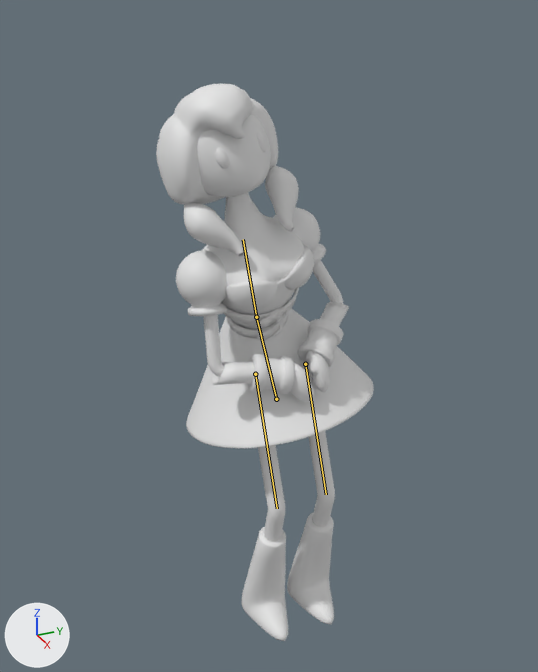
An edit to the FBX model Project Kickstart/Assets/Objects/princess-modell-idle.fbx, drawn before and after from the same camera.
The view is the same before and after, from a 50 mm lens placed at (3.35, -1.62, 3.54), pointed at (-0.13, -0.05, 1.8). Lighting does not change. The marker at lower left points along +X, +Y and +Z. The picture after the commit comes second. Both versions are drawn at frame 212 of the action 'Armature|ArmatureAction'; the numbers are the values there. The bones that change are drawn over the model as lines.

In view in the first picture: 'BézierCurve', 'BézierCurve.003', 'Cuffs', 'Cylinder', 'Cylinder.003', 'Cylinder.007', 'Cylinder.008', 'Cylinder.009', 'Dress New', 'Head'.
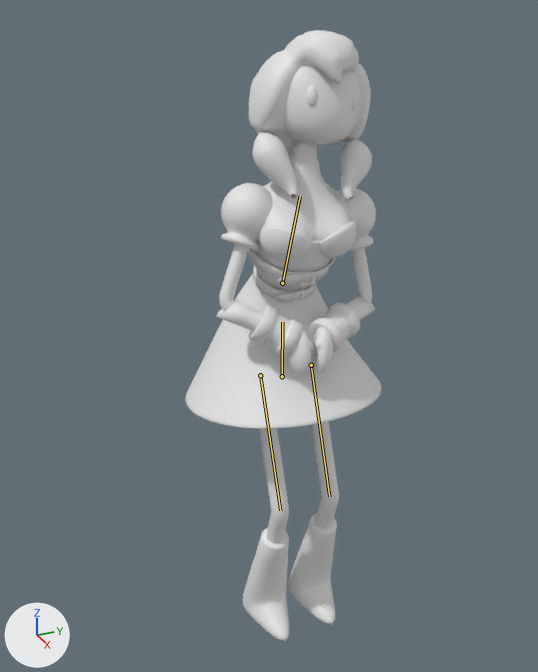
Boxes [x1, y1, x2, y2] around the edits, measured in the pictures (538 x 672 px):
'Dress New', posed (13% taller)
    before: [186, 193, 374, 448]
    after: [185, 140, 381, 429]
'Head', posed
    before: [156, 84, 278, 205]
    after: [249, 30, 371, 148]
'Cuffs', posed (31% narrower, 26% taller)
    before: [176, 250, 315, 402]
    after: [216, 183, 312, 375]
'Cylinder.009', posed (12% narrower)
    before: [273, 207, 349, 392]
    after: [309, 188, 376, 372]
'Cylinder.003', posed
    before: [242, 527, 288, 641]
    after: [243, 527, 289, 641]
'Cylinder.008', posed
    before: [287, 512, 334, 625]
    after: [288, 513, 337, 625]
'BézierCurve', posed (23% narrower, 26% taller)
    before: [184, 203, 244, 256]
    after: [252, 131, 298, 198]
'BézierCurve.003', posed (7% shorter)
    before: [265, 166, 299, 232]
    after: [340, 139, 372, 200]
'Cylinder.007', posed
    before: [258, 445, 285, 542]
    after: [259, 429, 289, 543]
'Cylinder', posed
    before: [309, 431, 335, 527]
    after: [311, 422, 339, 529]
bone 'Base', root to tip
    before: (276, 399) to (256, 317)
    after: (282, 376) to (282, 322)
bone 'Torso', root to tip
    before: (256, 317) to (243, 239)
    after: (282, 283) to (300, 196)
bone 'Femur.r', root to tip
    before: (255, 374) to (277, 508)
    after: (260, 375) to (280, 510)
bone 'Femur.l', root to tip
    before: (305, 364) to (326, 494)
    after: (311, 365) to (329, 496)

The change in detail:
Bone 'Base' (bone_base) moves from (0.0, -0.31, 0.092) to (0.0, -0.073, 0.0).
Bone 'Base' (bone_base) turns from (-1, 11, -14) to (0, 0, 0) degrees about its own x, y and z.
Bone 'Torso' (bone_torso) turns from (0, 0, 0) to (0, -1, 8) degrees about its own x, y and z.
Bone 'Femur.r' (bone_femur_r) moves from (0.0, 0.21, 0.092) to (0.0, 0.103, 0.0).
Bone 'Femur.r' (bone_femur_r) turns from (-23, 0, 0) to (-21, 0, 0) degrees about its own x, y and z.
Bone 'Femur.l' (bone_femur_l) moves from (0.0, 0.21, 0.092) to (0.0, 0.103, 0.0).
Bone 'Femur.l' (bone_femur_l) turns from (-23, 0, 0) to (-21, 0, 0) degrees about its own x, y and z.
